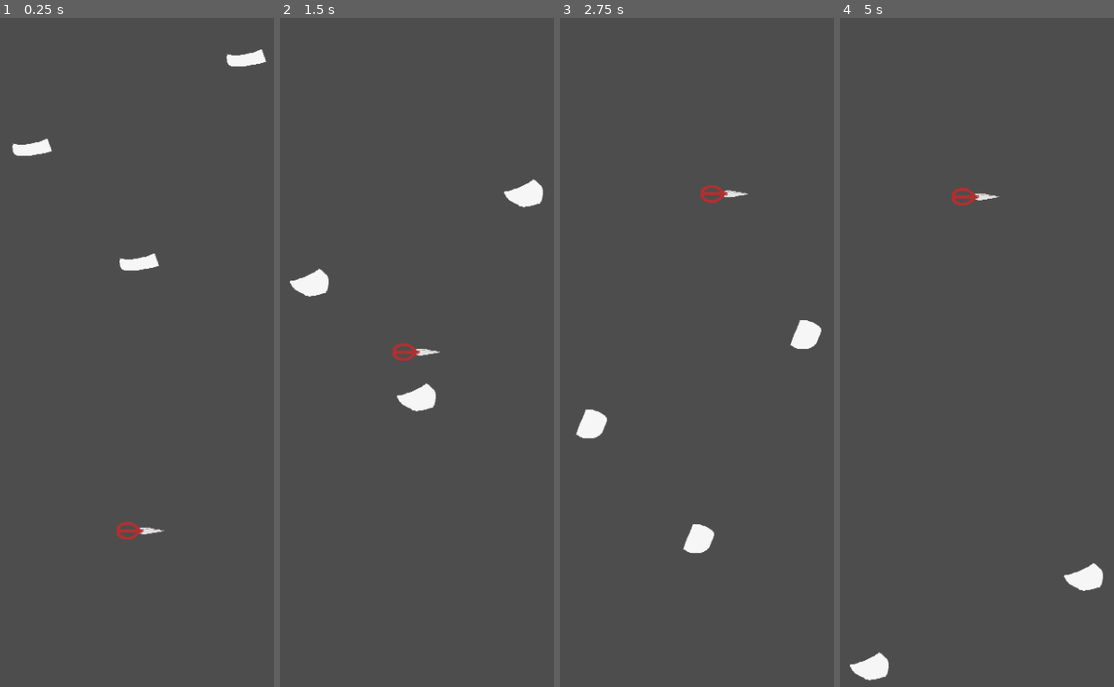
Above: before the commit, frames 1-4 (left to right).
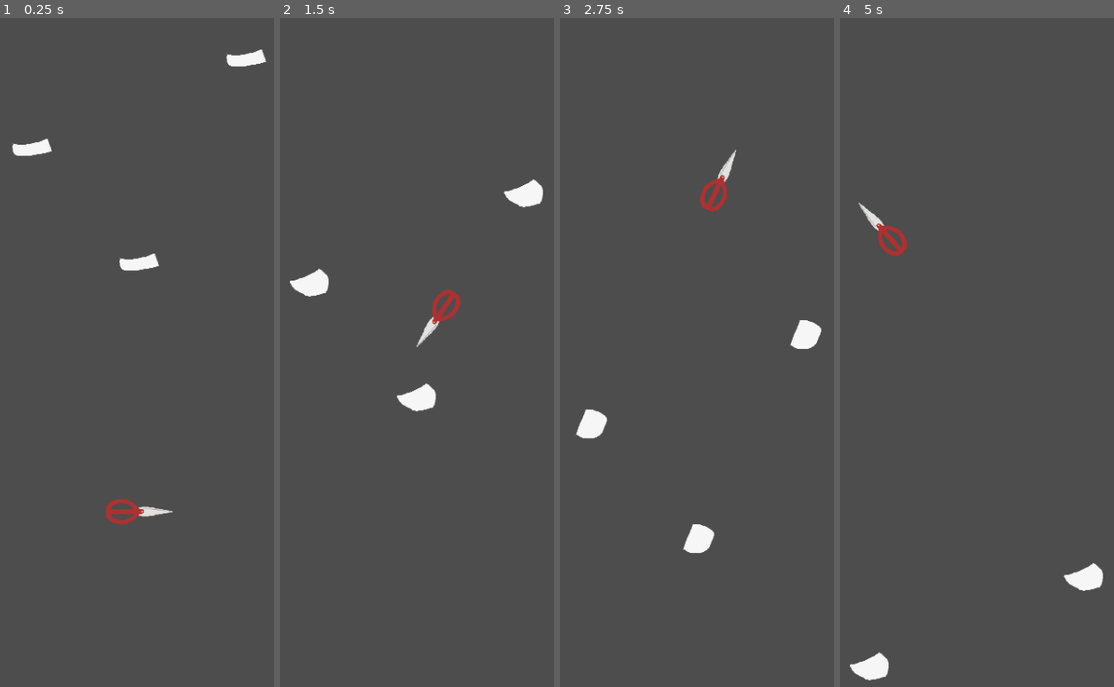
Above: after the commit, the same moments.

Repository: YongHyun-Yi/onebuttonjam
Game: Godot game, scene res://main.tscn
Two runs of this game, one before a commit and one after it. Both use one fixed random seed, a clock stepped at 60 frames per second and the inputs below.
Inputs (mouse positions are in pixels of both pictures, inside the frame that each line leads up to):
- Up to frame 1 (0.25 s): no input
- Up to frame 2 (1.5 s): move the mouse to (485, 292) at 0.52 s; click (485, 292) at 0.67 s; move the mouse to (345, 365) at 1.27 s; click (345, 365) at 1.42 s
- Up to frame 3 (2.75 s): move the mouse to (727, 171) at 2.02 s; click (727, 171) at 2.17 s
- Up to frame 4 (5 s): move the mouse to (957, 472) at 2.77 s; click (957, 472) at 2.92 s; move the mouse to (1072, 432) at 3.52 s; click (1072, 432) at 3.67 s; move the mouse to (872, 218) at 4.27 s; click (872, 218) at 4.42 s

The runs differ from the first frame. In frame 1, 0.6% of the frame differs, in the area x 38-63%, y 71-78%; in frame 2, 0.6%; in frame 3, 0.5%; in frame 4, 0.6%, in the area x 6-59%, y 25-36%.

Commit message:
feat: change to topview based movement

Diff:
--- a/scissors/scissors.tscn
+++ b/scissors/scissors.tscn
@@ -6,11 +6,11 @@
 [sub_resource type="CircleShape2D" id="CircleShape2D_lwwve"]
 radius = 25.0799
 
-[node name="Scissors" type="CharacterBody2D"]
+[node name="Scissors" type="Area2D"]
 script = ExtResource("1_8gnp2")
 
 [node name="sprite" type="Marker2D" parent="."]
-scale = Vector2(0.5, 0.5)
+scale = Vector2(0.7, 0.7)
 
 [node name="left" type="Sprite2D" parent="sprite"]
 rotation = -1.5708
--- a/scissors/scripts/scissors.gd
+++ b/scissors/scripts/scissors.gd
@@ -1,11 +1,13 @@
-extends CharacterBody2D
+extends Area2D
 
+var velocity: Vector2 = Vector2.ZERO
 var isMove: bool = false
 var direction: Vector2 = Vector2.ZERO
 var targetPosition: Vector2 = Vector2.ZERO
-const SPEED = 1200.0
-const GRAVITY_MAX = 130.0
 
+@export var max_speed: float = 1000.0
+@export var min_speed: float = 200.0
+@export var max_distance: float = 100.0
 
 func _input(event):
 	if event is InputEventScreenTouch and event.pressed:
@@ -17,13 +19,13 @@
 func _physics_process(delta: float) -> void:
 	# Add the gravity.
 	if isMove:
-		velocity = direction * SPEED
-		if abs(global_position.distance_to(targetPosition)) < 10:
+		var distance = abs(global_position.distance_to(targetPosition))
+		distance = min(distance, max_distance)
+		var speed = max(min_speed, max_speed * (distance / max_distance))
+		velocity = direction * speed * delta
+		$sprite.rotation_degrees = lerp($sprite.rotation_degrees, rad_to_deg(global_position.angle_to_point(targetPosition)), .4)
+		if distance < 10:
 			isMove = false
 			velocity = Vector2.ZERO
-	else:
-		velocity += get_gravity() * delta
-		if velocity.y > GRAVITY_MAX:
-			velocity.y = GRAVITY_MAX
 
-	move_and_slide()
+	global_position += velocity
